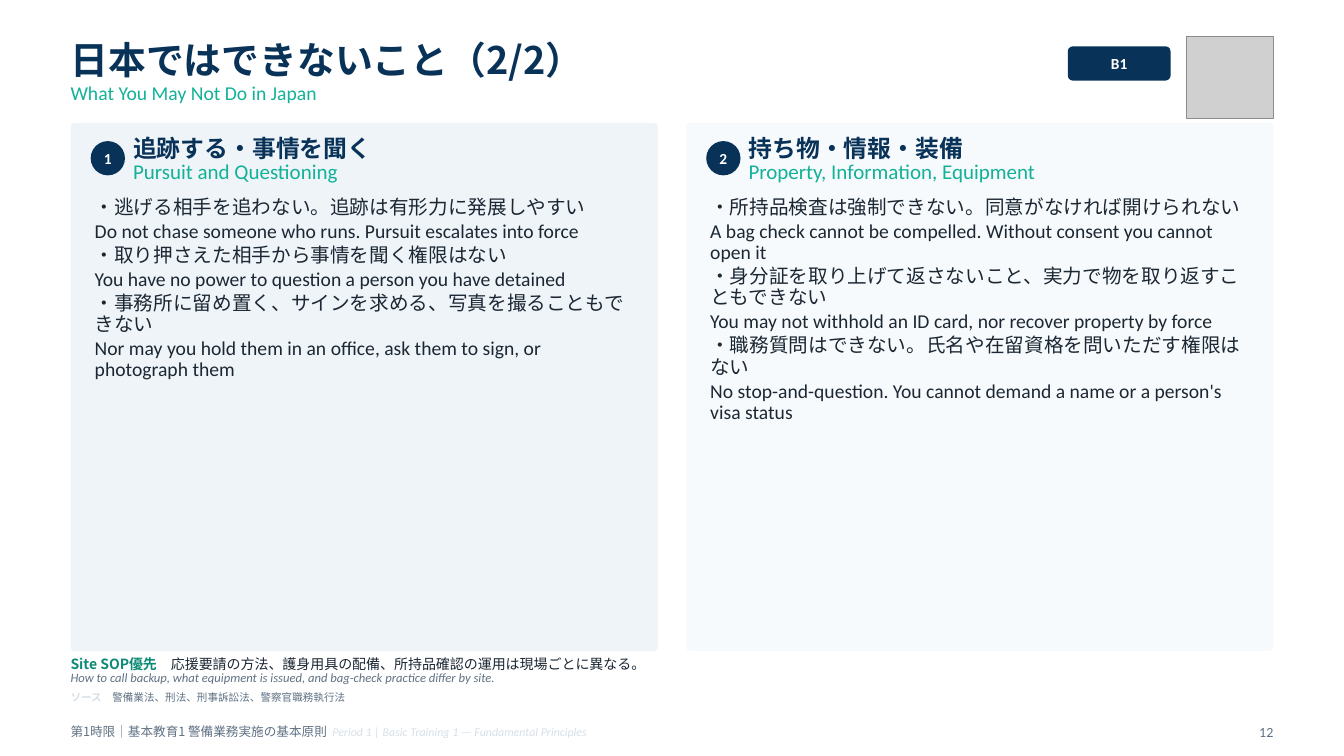
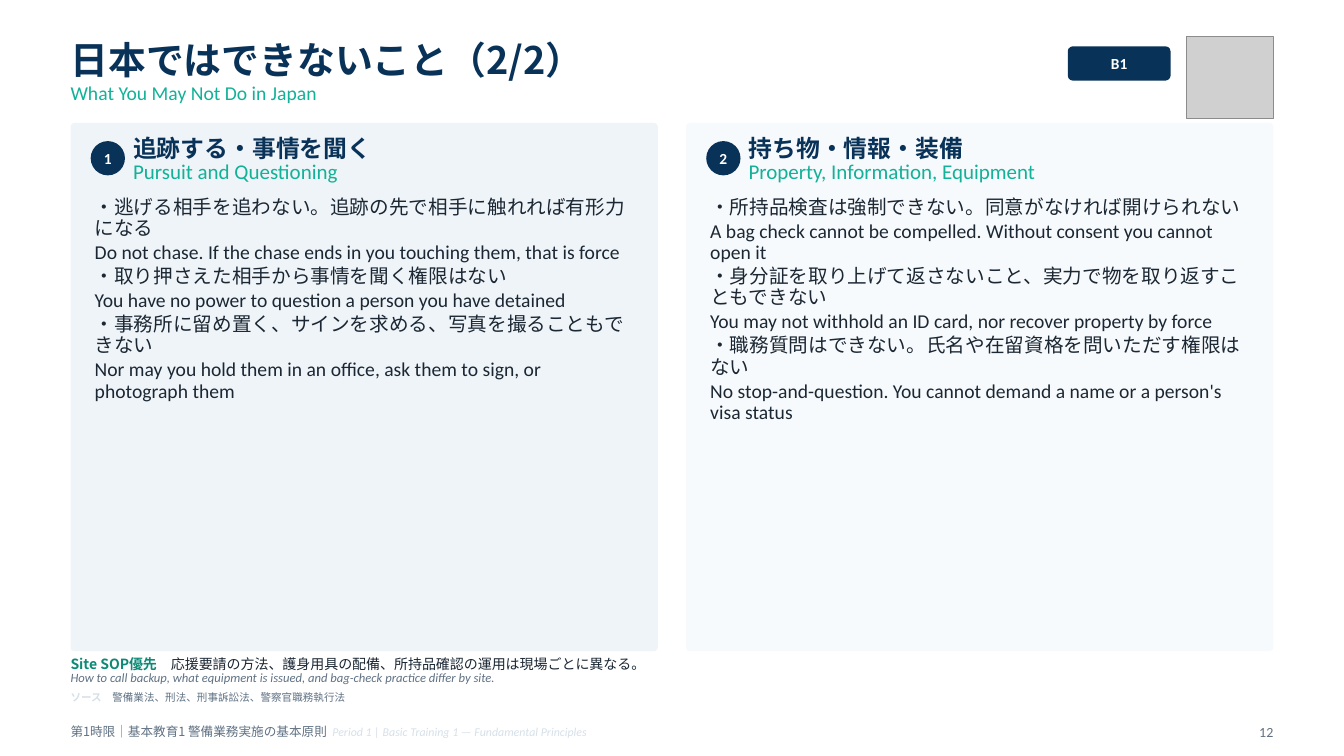
Before and after one commit to hrsmhiroshi-cpu/Training-, a slide deck: slide 12 of 新任講習/out/01_1限_警備業務実施の基本原則.pptx. Drawn at 1344x756 pixels with LibreOffice and Linux fonts; fonts in the diff are those of the drawing; grey boxes stand for pictures. Boxes give left, top, right and bottom in pixels: in the first picture for what was removed or moved away, otherwise in the second. Text is boxed around its words. In the diff, an @@ line names an element or a change of style, - is before the commit and + after.

```diff
--- a/新任講習/out/01_1限_警備業務実施の基本原則.pptx
+++ b/新任講習/out/01_1限_警備業務実施の基本原則.pptx
@@ text at (95,197,625,263): text changed @@
-・逃げる相手を追わない。追跡は有形力に発展しやすい
-Do not chase someone who runs. Pursuit escalates into force
+・逃げる相手を追わない。追跡の先で相手に触れれば有形力になる
+Do not chase. If the chase ends in you touching them, that is force
```
Also in this commit, not shown: 7 other slides changed, 5 other files.
